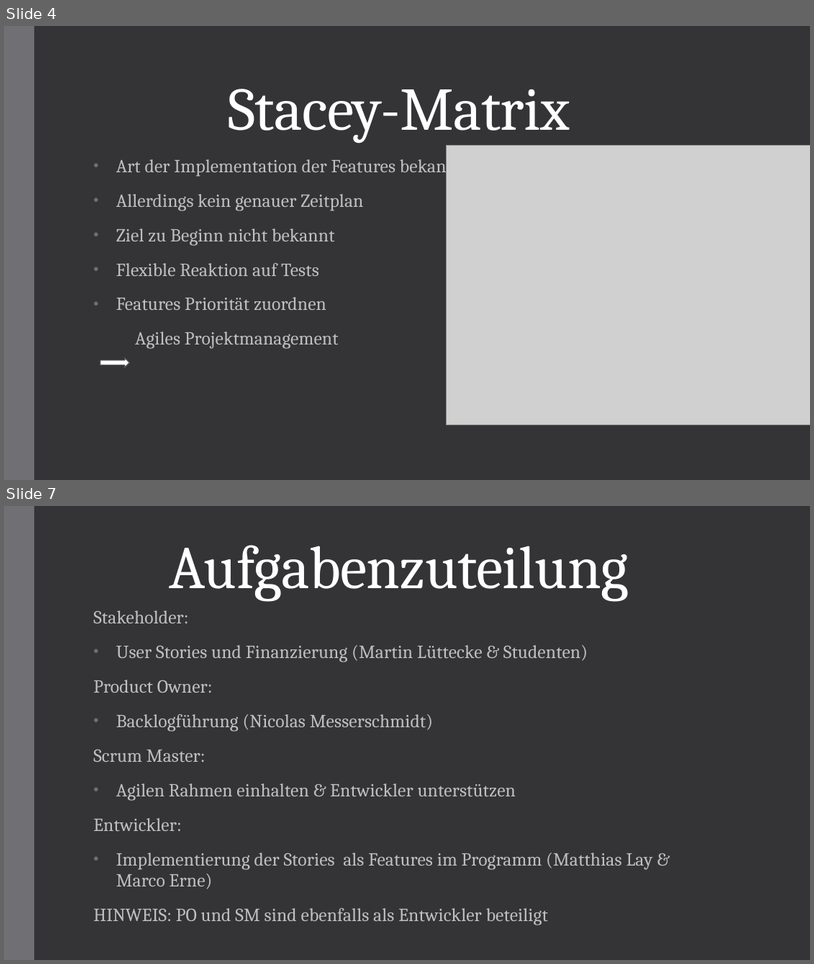
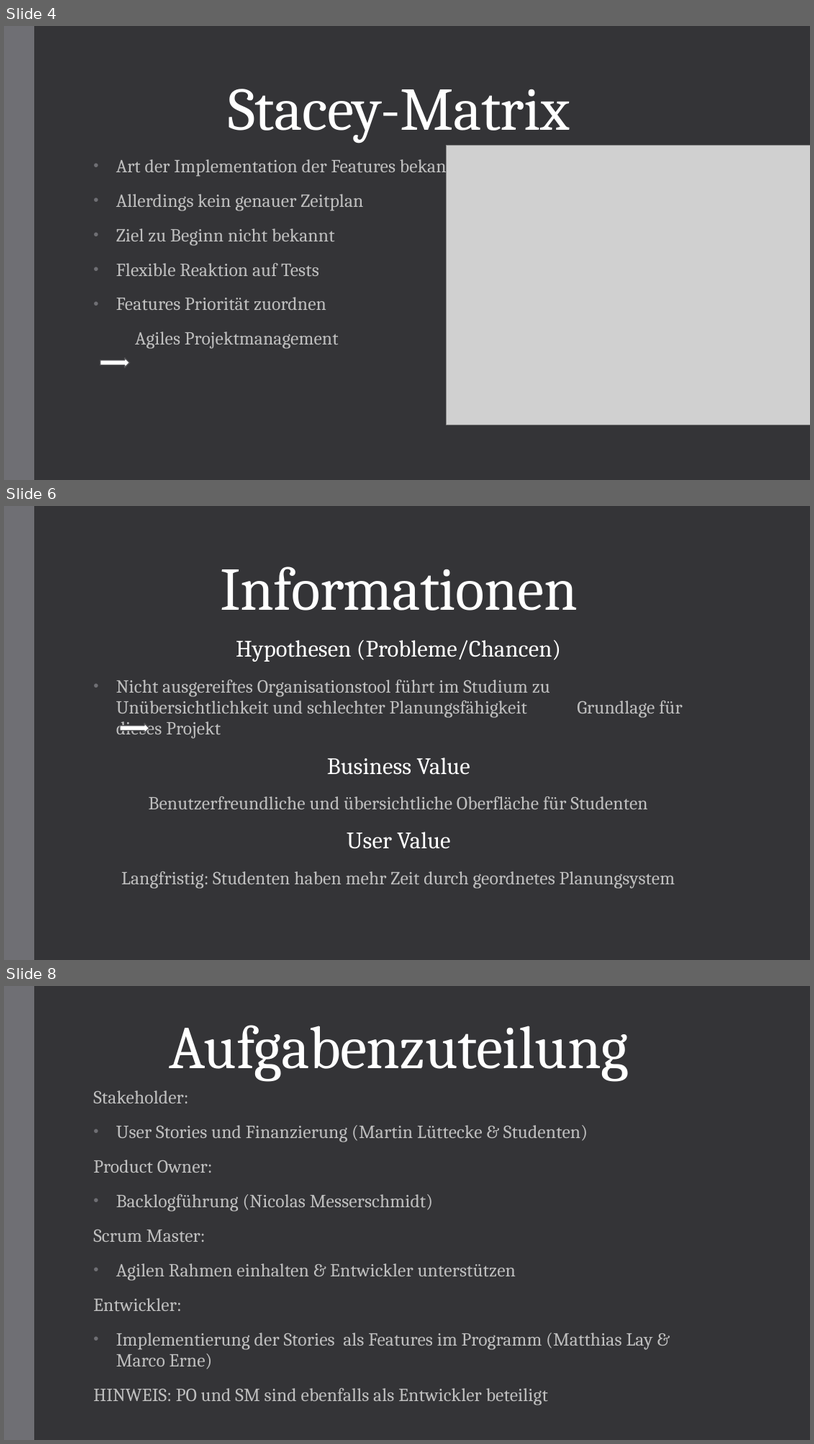
Before and after one commit to DerFish/ProjectSimpleStudies, a slide deck: SimpleStudies/Project SimpleStudies.pptx. Shown one above the other, each under a label of ours: slides 4 and 7 before the commit, slides 4, 6 and 8 after it; the slides between them are not shown. The pictures are 814x964 and 814x1444 pixels, drawn with LibreOffice and Linux fonts; fonts in the diff are those of the drawing; grey boxes stand for pictures. Boxes give left, top, right and bottom in pixels: in the first picture for what was removed or moved away, otherwise in the second. Text is boxed around its words. In the diff, an @@ line names an element or a change of style, - is before the commit and + after.

```diff
--- a/SimpleStudies/Project SimpleStudies.pptx
+++ b/SimpleStudies/Project SimpleStudies.pptx
@@ slide 6 added at (x1=4, y1=506, x2=810, y2=960), background #353537; not listed: 1 template element that a slide beside it also shows @@
@@ title added at (x1=220, y1=566, x2=578, y2=610), 72 pt, text #FFFFFF @@
+Informationen
@@ subtitle added at (x1=116, y1=640, x2=682, y2=888), 22 pt, text #BFBFBF @@
+Hypothesen (Probleme/Chancen)
+• Nicht ausgereiftes Organisationstool führt im Studium zu Unübersichtlichkeit und schlechter Planungsfähigkeit Grundlage für dieses Projekt
+Business Value
+Benutzerfreundliche und übersichtliche Oberfläche für Studenten
+User Value
+Langfristig: Studenten haben mehr Zeit durch geordnetes Planungsystem
@@ right arrow added at (x1=120, y1=723, x2=149, y2=733), fill #FFFFFF, outline #525256 1.1 pt @@
@@ what was slide 7 is now slide 8 @@
```
Also in this commit, not shown: 5 slides changed, 9 other slides added, 15 slides removed.
